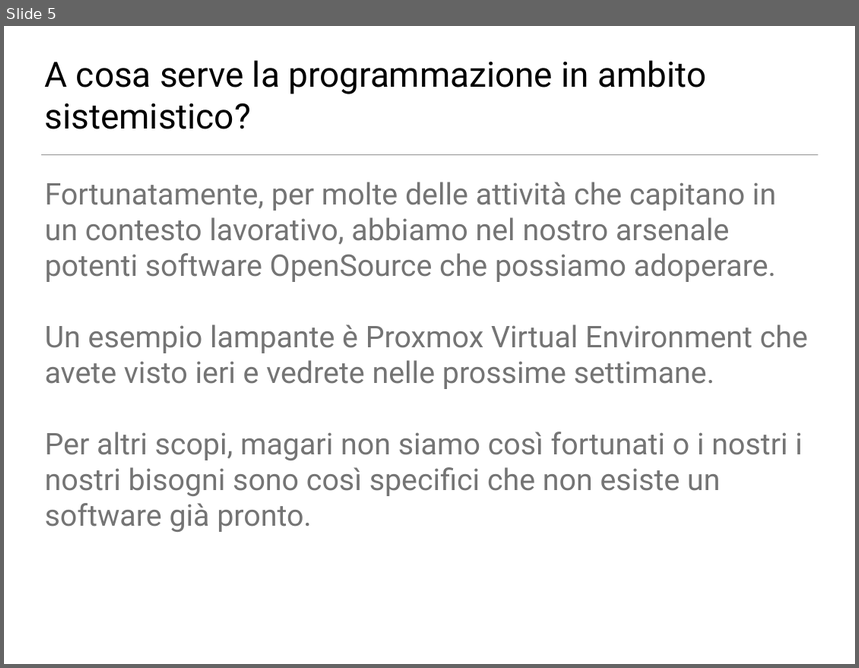
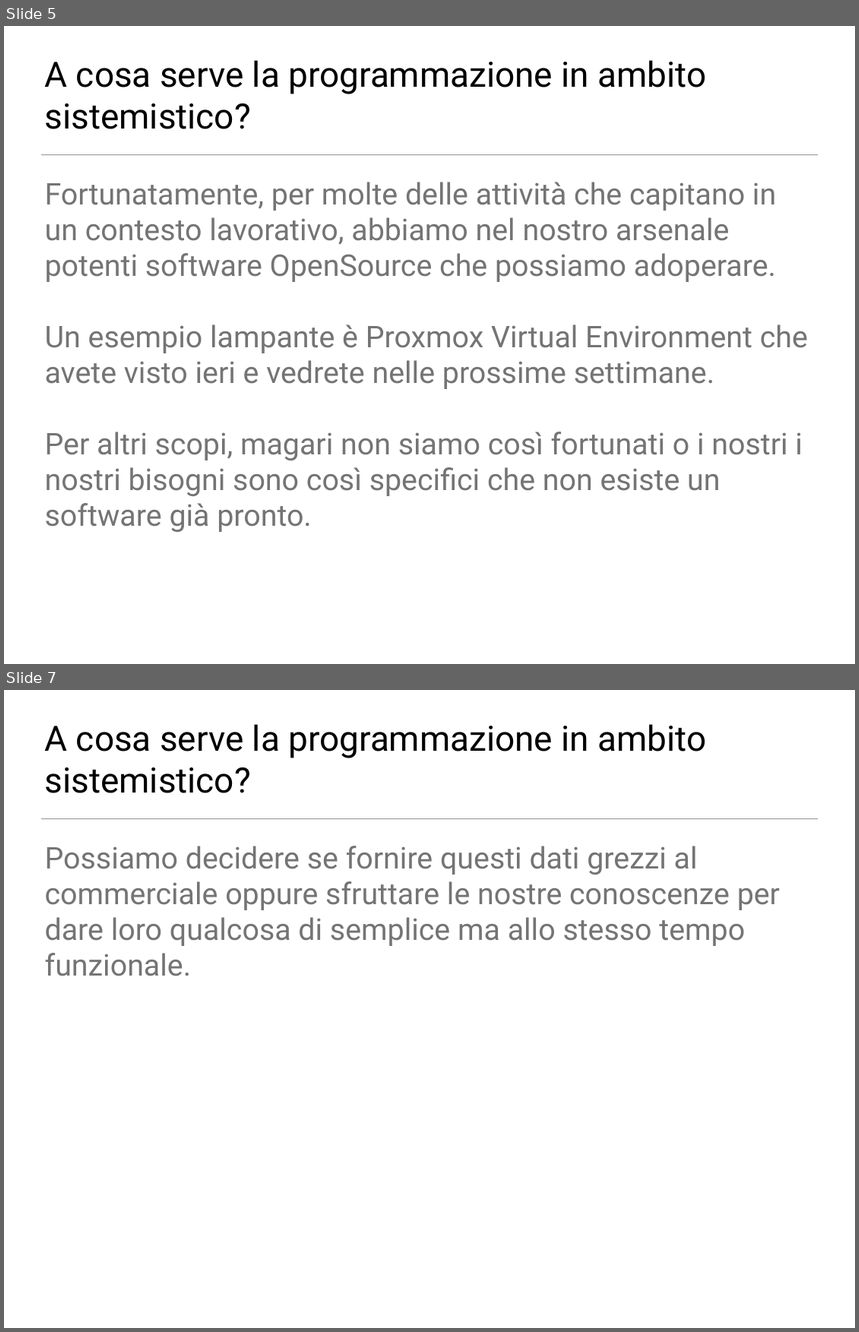
Before and after one commit to NicolaGrego2001/NicolaGrego2001, a slide deck: logica.odp. Shown one above the other, each under a label of ours: slide 5 before the commit, slides 5 and 7 after it; the slides between them are not shown. The pictures are 859x668 and 859x1332 pixels, drawn with LibreOffice and Linux fonts; fonts in the diff are those of the drawing; background and template pictures are left out. Boxes give left, top, right and bottom in pixels: in the first picture for what was removed or moved away, otherwise in the second. Text is boxed around its words. In the diff, an @@ line names an element or a change of style, - is before the commit and + after.

```diff
--- a/logica.odp
+++ b/logica.odp
@@ slide 7 added at box(4, 690, 855, 1328), background picture (left out); not listed: 1 template element that a slide beside it also shows @@
@@ text added at box(45, 724, 707, 793), 42 pt, text #000000 @@
+A cosa serve la programmazione in ambito sistemistico?
@@ text added at box(45, 846, 780, 977), 36 pt, text #747474 @@
+Possiamo decidere se fornire questi dati grezzi al commerciale oppure sfruttare le nostre conoscenze per dare loro qualcosa di semplice ma allo stesso tempo funzionale.
```
Also in this commit, not shown: 9 slides changed, 2 slides removed, 1 other file.
